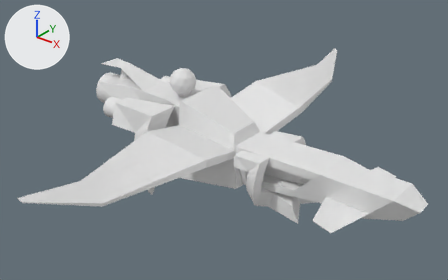
A saved change to the Blender file res/blender/ships/falcon/falcon.blend.
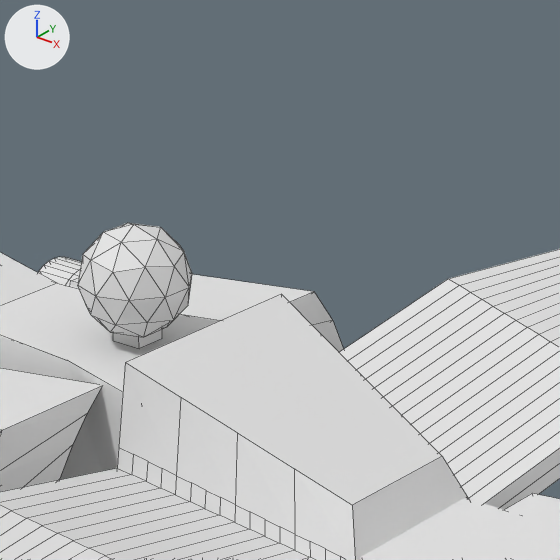
Old and new are each drawn whole from a camera (50 mm lens) standing at (23.48, -31.32, 22.72) and looking at (-1.42, -0.19, 3.43) and again close up on the part from 34% to 63% of the width and 6% to 52% of the height. Arrows for +X, +Y and +Z are at upper left; the lights stay in place. The close-ups show mesh edges as thin lines.
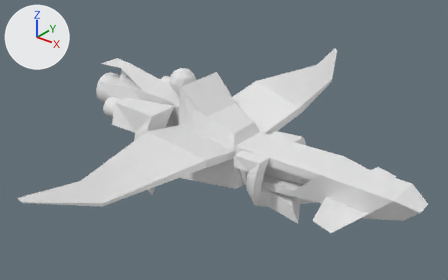
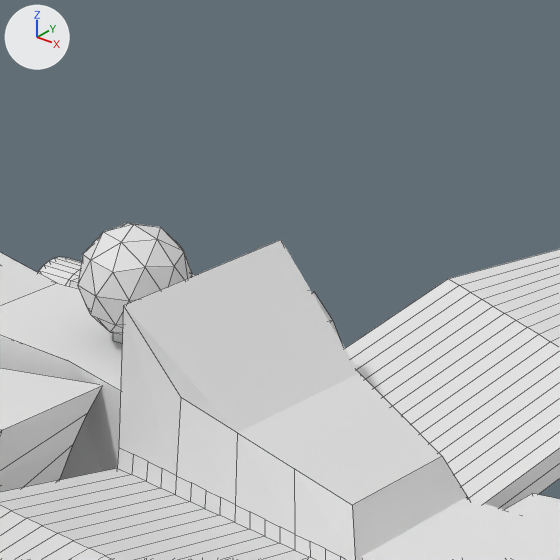
Boxes [x1, y1, x2, y2] around the edits, measured in the close-ups (560 x 560 px; the box of a moved part takes in the faces that stretch with it):
'Cube.001', reshaped: before [0, 249, 560, 560]; after [0, 240, 560, 560]
part 1 of me_cube_002, moved or reshaped: before [119, 294, 442, 505]; after [119, 240, 442, 505]
'Cube.005', unchanged, covered by the edit: before [70, 274, 343, 352]; after [70, 274, 340, 339]

The change, as a list of edits to the scene's bpy script:
```text
Change me_cube_002:
    where me_cube_002.from_pydata(...)  # 721 vertices, 529 faces; spans x -2.0..1.8, y -11.6..11.5, z -2.0..2.0
    used by ob_cube_001; location = (-1.29, 0.39, 3.33); scale = (1.44, 1.44, 1.44)
    me_cube_002 part 1
    me_cube_002.vertices[4].co: (-2.0, -1.4, 2.0) -> (-2.0, -1.4, 2.7)  # pixel (125, 362) -> pixel (123, 305)
    me_cube_002.vertices[5].co: (-2.0, 1.4, 2.0) -> (-2.0, 1.4, 2.7)  # pixel (281, 293) -> pixel (280, 239)
```
